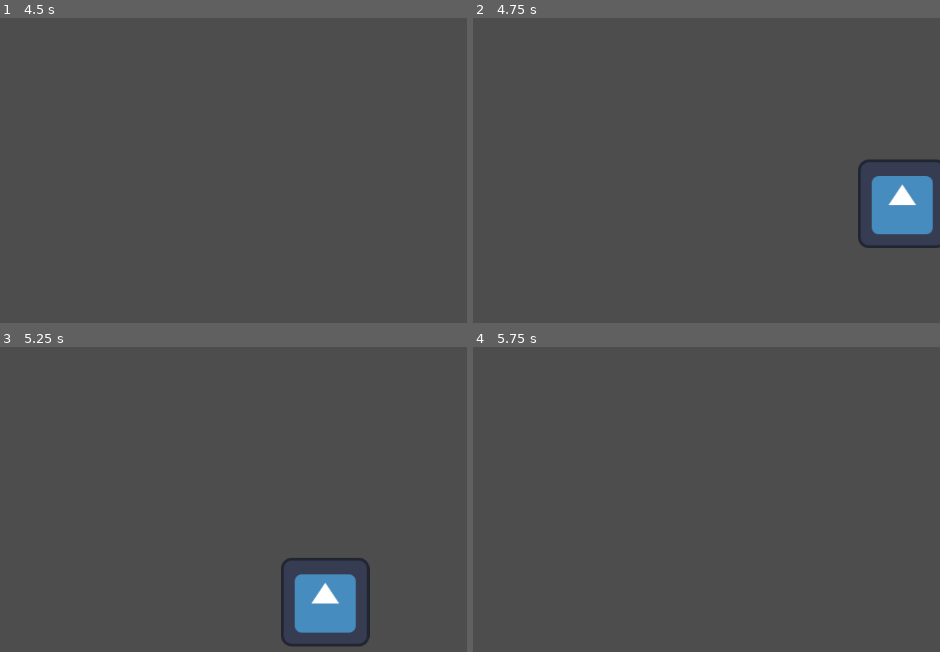
Above: before the commit, frames 1-4 (two rows, left to right).
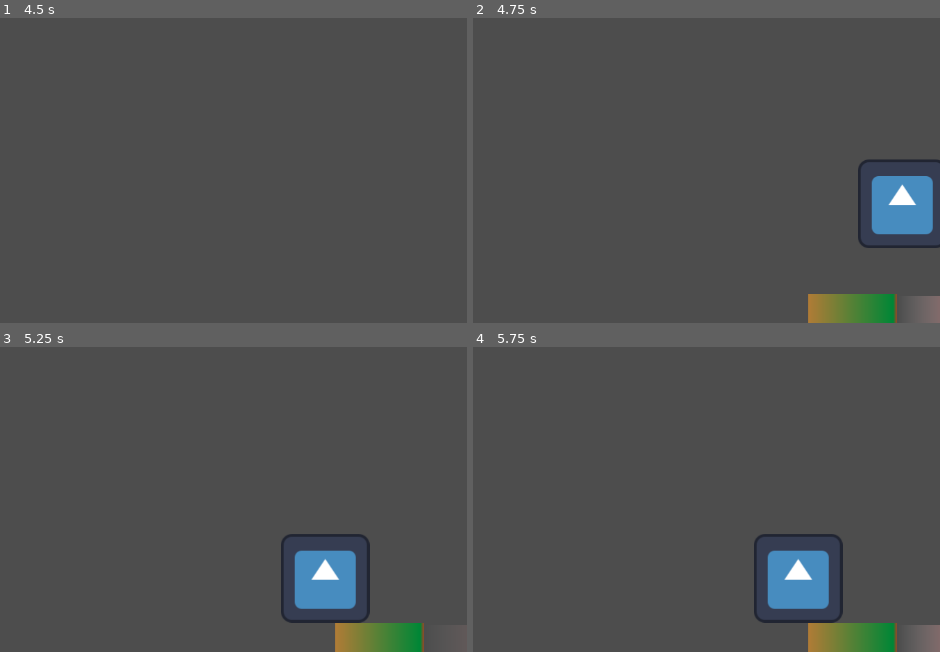
Above: after the commit, the same moments.

Repository: DarrylBD99/Game-Off-2023
Game: Godot game, scene res://Scenes/Levels/LevelTest.tscn
Same seed, same stepped clock (60 frames per second), same inputs: the game is played once before the commit and once after it. The engine's default icon, where the game draws it, is replaced by a stand-in: a white triangle on a blue panel in a dark square.
Inputs (mouse positions are in pixels of both pictures, inside the frame that each line leads up to):
- Up to frame 1 (4.5 s): tap Enter at 0.5, 2.75, 4.25 s; move the mouse to (242, 75) at 0.52 s; hold D (player_right) 0.53-1.28 s; hold Q (player_ability) 0.53-1.28 s; move the mouse to (outside the picture) at 1.27 s; hold S (player_down) 1.28-2.03 s; click (outside the picture) at 1.35 s; tap Space at 2, 3.5 s; move the mouse to (outside the picture) at 2.02 s; hold D (player_right) 2.03-2.78 s; hold Q (player_ability) 2.03-2.78 s; move the mouse to (28, 188) at 2.77 s; hold W (player_up) 2.78-3.53 s; click (28, 188) at 2.85 s; move the mouse to (308, 164) at 3.52 s; hold Q (player_ability) 3.53-4.28 s; hold A (player_left) from 3.53 s (still down); move the mouse to (outside the picture) at 4.27 s; click (outside the picture) at 4.35 s
- Up to frame 2 (4.75 s): keep holding A (player_left)
- Up to frame 3 (5.25 s): move the mouse to (107, 426) at 5.02 s; release A (player_left) at 5.03 s; hold S (player_down) from 5.03 s (still down); hold Q (player_ability) from 5.03 s (still down)
- Up to frame 4 (5.75 s): keep holding S (player_down); keep holding Q (player_ability)

Frame 1 is identical in both runs. In frame 2, 2.2% of the frame differs, in the area x 71-100%, y 90-100%; in frame 3, 4.7%; in frame 4, 5.6%, in the area x 60-100%, y 61-100%.
Error before the commit: Invalid access to property or key 'target' on a base object of type 'Nil'. (res://Scripts/Entity/NPC/Silent/States/SILENT_MOVE.gd:23)

Commit message:
fixed state machine not working

Diff:
--- a/Scripts/Entity/NPC/Silent/States/SILENT_MOVE.gd
+++ b/Scripts/Entity/NPC/Silent/States/SILENT_MOVE.gd
@@ -8,7 +8,7 @@
 var foostep_timer = 0
 var footstep_scene : PackedScene
 
-func _ready():
+func state_ready():
 	footstep_scene = preload("res://Scenes/Objects/silent_footstep.tscn")
 
 func start():
--- a/Scripts/Entity/NPC/Silent/silent.gd
+++ b/Scripts/Entity/NPC/Silent/silent.gd
@@ -4,6 +4,7 @@
 
 func _ready():
 	melee_collision.area_entered.connect(area_melee_entered)
+	super._ready()
 
 func area_melee_entered(area: Area2D):
 	area.damage(attack)
